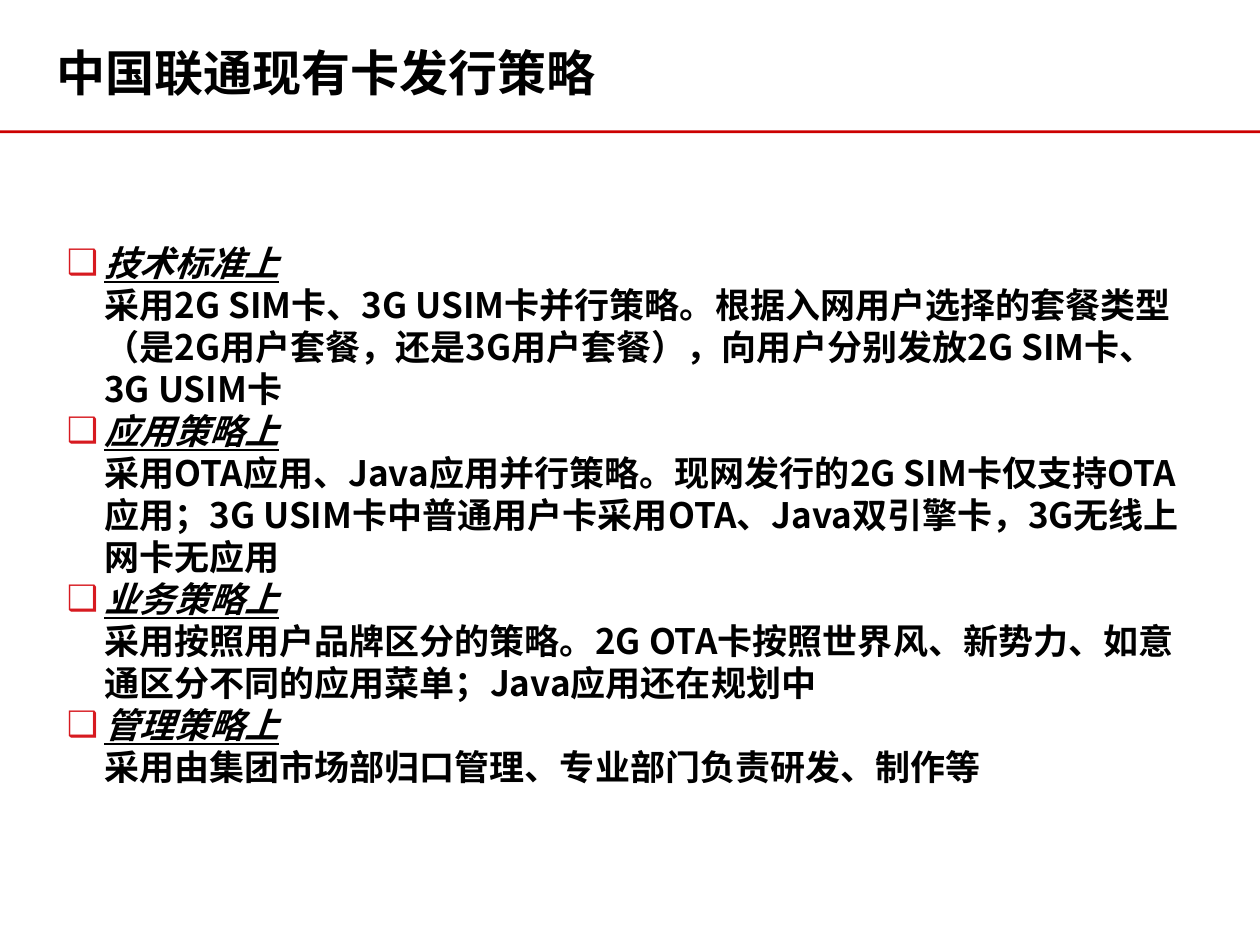
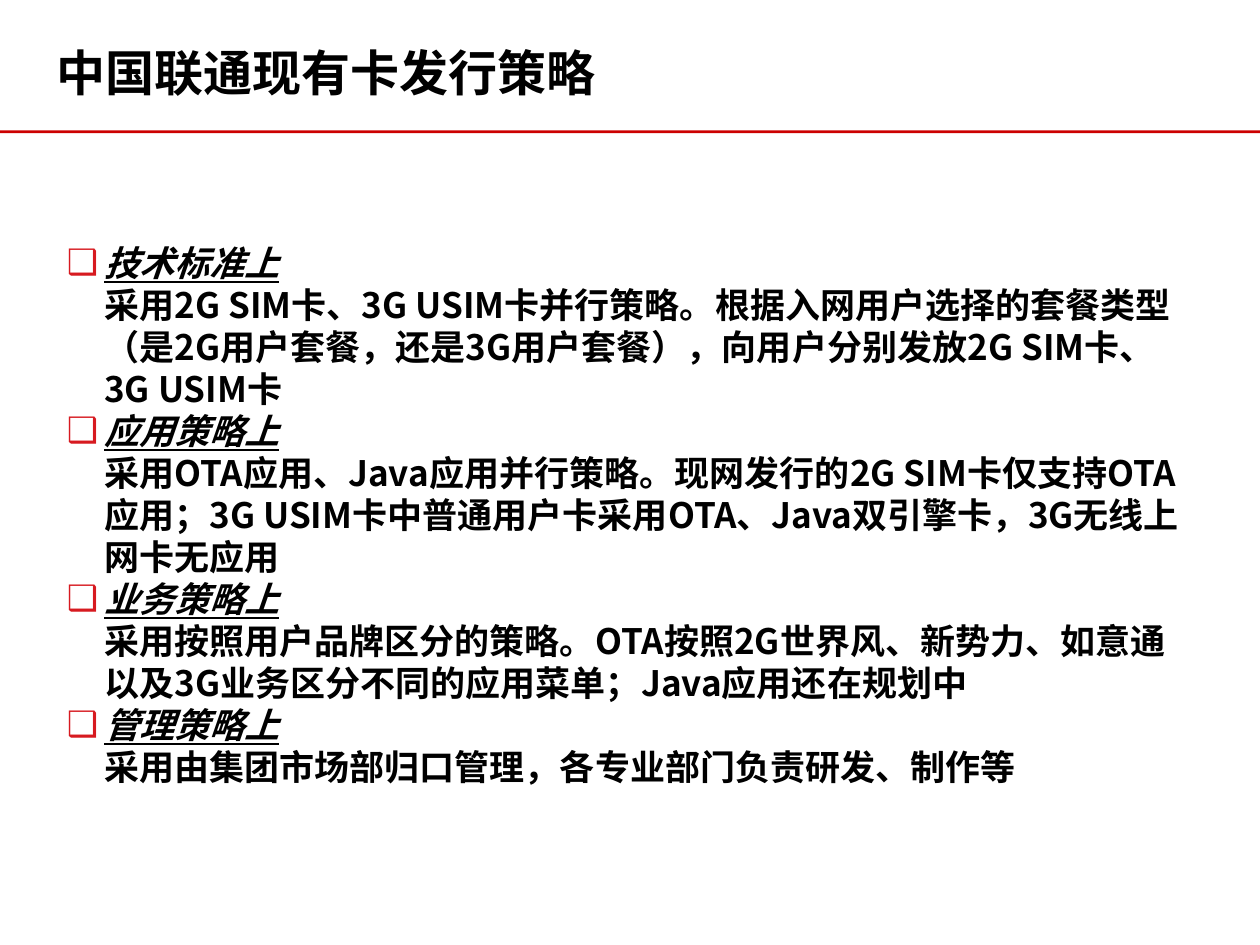
Before and after one commit to momo1101/unicardsrch, a slide deck: slide 16 of 软课题文本/软课题-中国联通电信卡业务及策略研究.ppt. Drawn at 1260x945 pixels with LibreOffice and Linux fonts; fonts in the diff are those of the drawing; background and template pictures are left out. Boxes give left, top, right and bottom in pixels: in the first picture for what was removed or moved away, otherwise in the second. Text is boxed around its words. In the diff, an @@ line names an element or a change of style, - is before the commit and + after.

```diff
--- a/软课题文本/软课题-中国联通电信卡业务及策略研究.ppt
+++ b/软课题文本/软课题-中国联通电信卡业务及策略研究.ppt
@@ text at (104,624,1165,702): text changed @@
-采用按照用户品牌区分的策略。2G OTA卡按照世界风、新势力、如意通区分不同的应用菜单；Java应用还在规划中
+采用按照用户品牌区分的策略。OTA按照2G世界风、新势力、如意通以及3G业务区分不同的应用菜单；Java应用还在规划中
@@ text at (104,750,1015,785): text changed @@
-采用由集团市场部归口管理、专业部门负责研发、制作等
+采用由集团市场部归口管理，各专业部门负责研发、制作等
```
Also in this commit, not shown: 10 other slides changed, 6 slides removed.
